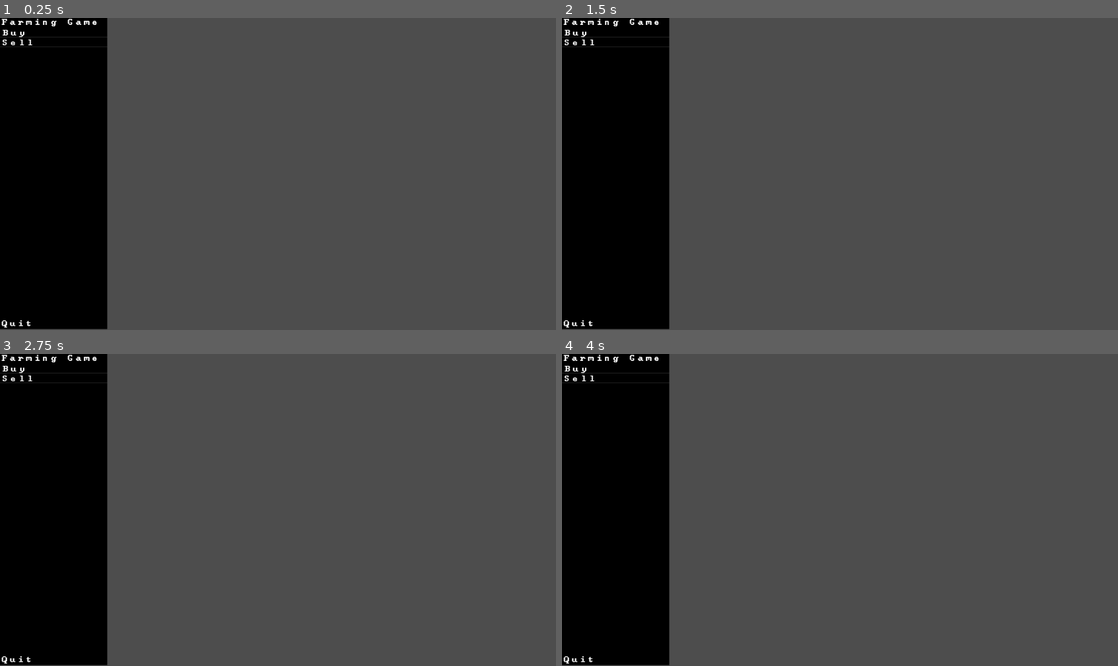
Above: before the commit, frames 1-4 (two rows, left to right).
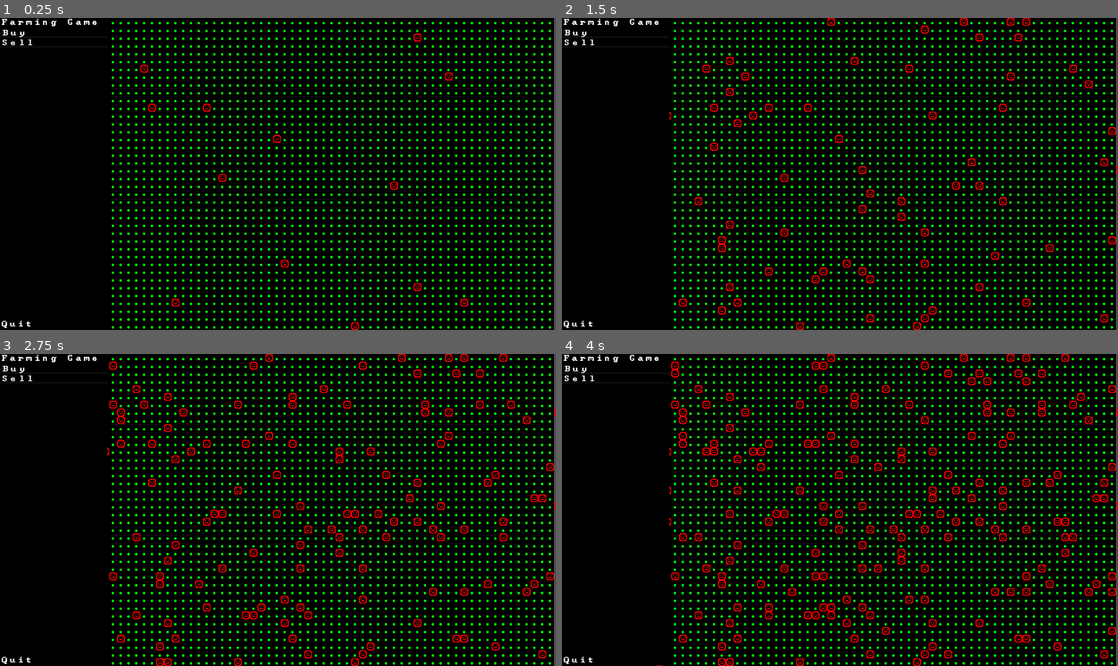
Above: after the commit, the same moments.

Repository: TylerDMielke/GDAsciiFarm
Game: Godot game, scene res://scenes/test_level.tscn
The game is run twice, just before and just after one commit, with the same random seed, the same clock (stepped at 60 frames per second) and the same inputs.
Inputs:
- Up to frame 1 (0.25 s): no input
- Up to frame 2 (1.5 s): no input
- Up to frame 3 (2.75 s): no input
- Up to frame 4 (4 s): no input

The runs differ from the first frame. In frame 1, 80% of the frame differs, in the area x 0-100%, y 0-100%; in frame 2, 81%; in frame 3, 81%; in frame 4, 81%.

Commit message:
finish map fore and back ground updating

Diff:
--- a/scenes/game_interface.tscn
+++ b/scenes/game_interface.tscn
@@ -14,3 +14,4 @@
 
 [node name="Sidebar" parent="." instance=ExtResource("2_s52mx")]
 layout_mode = 0
+offset_bottom = 639.0
--- a/scenes/game_map.tscn
+++ b/scenes/game_map.tscn
@@ -1,11 +1,13 @@
 [gd_scene load_steps=3 format=3 uid="uid://wllrb68jnwlu"]
 
 [ext_resource type="Script" path="res://scripts/game_map.gd" id="1_lv0ab"]
-[ext_resource type="PackedScene" path="res://scenes/tile_map_myne.tscn" id="2_e7h3h"]
+[ext_resource type="PackedScene" uid="uid://bv0ux3dbjh8v" path="res://scenes/tile_map_myne.tscn" id="2_e7h3h"]
 
 [node name="GameMap" type="Node2D"]
 script = ExtResource("1_lv0ab")
 
+[node name="Background" parent="." instance=ExtResource("2_e7h3h")]
+layer_0/name = "white"
+
 [node name="Foreground" parent="." instance=ExtResource("2_e7h3h")]
-
-[node name="Background" parent="." instance=ExtResource("2_e7h3h")]
+layer_0/name = "white"
--- a/scenes/sidebar_buy.tscn
+++ b/scenes/sidebar_buy.tscn
@@ -5,7 +5,7 @@
 [node name="SidebarBuy" type="MarginContainer"]
 z_index = 1
 offset_right = 220.0
-offset_bottom = 638.0
+offset_bottom = 639.0
 script = ExtResource("1_vw21r")
 
 [node name="PanelContainer" type="PanelContainer" parent="."]
--- a/scenes/sidebar_home.tscn
+++ b/scenes/sidebar_home.tscn
@@ -1,12 +1,12 @@
 [gd_scene load_steps=2 format=3 uid="uid://kmbh41uyb5xi"]
 
-[ext_resource type="Script" path="res://scripts/sidebar.gd" id="1_ot14y"]
+[ext_resource type="Script" path="res://scripts/sidebar_home.gd" id="1_q1agm"]
 
 [node name="SidebarHome" type="MarginContainer"]
 z_index = 1
 offset_right = 220.0
 offset_bottom = 638.0
-script = ExtResource("1_ot14y")
+script = ExtResource("1_q1agm")
 
 [node name="PanelContainer" type="PanelContainer" parent="."]
 layout_mode = 2
--- a/scripts/game_map.gd
+++ b/scripts/game_map.gd
@@ -2,20 +2,13 @@
 
 @export var map_orig: Vector2i = Vector2i(0,0)
 @export var map_size: Vector2i = Vector2i(DisplayServer.window_get_size() / Vector2i(16, 16))
-@onready var foreground = $Foreground
-@onready var background = $Background
+@onready var foreground: TileMap = $Foreground
+@onready var background: TileMap = $Background
 
 var TILES = {
 	"PERIOD": Vector2i(14, 2),
-	"SQUARE": Vector2i(11, 13)
-}
-
-enum TILE_COLOR {
-	WHITE,
-	GREEN,
-	RED,
-	BLUE,
-	BLACK
+	"SQUARE": Vector2i(11, 13),
+	"STRAIGHT_FACE": Vector2i(0, 4),
 }
 
 
@@ -27,38 +20,41 @@
 	pass
 
 
-func _create_color_layer(tilemap: String, color: Color) -> void:
-	# Creates a new layer on the selected tilemap with the color modulated.
-	# Args:
-	#	tilemap: The name of the tilemap that the new layer will be created on. Either "foreground" or "background"
-	# 	color: The color of the new layer
-	if tilemap.to_lower() == "foreground":
-		# Add layer to foreground
-		pass
-	elif tilemap.to_lower() == "background":
-		# Add layer to background
-		pass
+func _get_color_layer(tilemap: TileMap, color: Color) -> int:
+	for layer_idx in range(tilemap.get_layers_count()):
+		if tilemap.get_layer_modulate(layer_idx) == color:
+			return layer_idx
+	var new_layer_idx: int = tilemap.get_layers_count()
+	tilemap.add_layer(new_layer_idx)
+	tilemap.set_layer_modulate(new_layer_idx, color)
+	return new_layer_idx
 
 
-func update_foreground(coord: Vector2i, glyph: Vector2i, color: TILE_COLOR) -> void:
+func update_foreground(coord: Vector2i, glyph: Vector2i, color: Color) -> void:
 	# Update a tile on the foreground tilemap
 	# Args:
 	# 	coord: The coordinate on the foreground tilemap that will be updated.
 	#	glyph: The glyph that should be placed at the coordinate.
 	#	color: The color that the glyph should be.
-	foreground.set_cell(color, coord, 0, glyph)
+	var color_layer_idx: int = _get_color_layer(foreground, color)
+	for layer_idx in range(foreground.get_layers_count()):
+		foreground.erase_cell(layer_idx, coord)
+	foreground.set_cell(color_layer_idx, coord, 0, glyph)
 
 
-func update_background(coord: Vector2i, glyph: Vector2i, color: TILE_COLOR) -> void:
+func update_background(coord: Vector2i, glyph: Vector2i, color: Color) -> void:
 	# Update a tile on the background tilemap
 	# Args:
 	# 	coord: The coordinate on the background tilemap that will be updated.
 	#	glyph: The glyph that should be placed at the coordinate.
 	#	color: The color that the glyph should be.
-	background.set_cell(color, coord, 0, glyph)
+	var color_layer_idx: int = _get_color_layer(background, color)
+	for layer_idx in range(background.get_layers_count()):
+		background.erase_cell(layer_idx, coord)
+	background.set_cell(color_layer_idx, coord, 0, glyph)
 
 
-func fill_foreground(glyph: Vector2i, color: TILE_COLOR) -> void:
+func fill_foreground(glyph: Vector2i, color: Color) -> void:
 	# Fill the foreground tilemap with a single glyph
 	# Args:
 	#	glyph: The glyph that the foreground should be filled with.
@@ -69,7 +65,7 @@
 			update_foreground(update_cell, glyph, color)
 
 
-func fill_background(glyph: Vector2i, color: TILE_COLOR) -> void:
+func fill_background(glyph: Vector2i, color: Color) -> void:
 	# Fill the foreground tilemap with a single glyph
 	# Args:
 	#	glyph: The glyph that the foreground should be filled with.
--- a/scripts/test_level.gd
+++ b/scripts/test_level.gd
@@ -1,26 +1,33 @@
 extends Node2D
 
 @onready var game_map: Node2D = $GameMap
-@onready var game_ui: MarginContainer = $Sidebar
+@onready var game_ui: Control = $GameInterface
 @onready var debug_message_timer: Timer = Timer.new()
+@onready var test_colors: Array[Color] = [
+	Color.RED,
+	Color.BLUE,
+	Color.GOLD,
+	Color.PURPLE,
+]
 
 
 func _ready():
-	game_map.fill_foreground(game_map.TILES.PERIOD, game_map.TILE_COLOR.GREEN)
-	game_map.fill_background(game_map.TILES.SQUARE, game_map.TILE_COLOR.BLACK)
+	game_map.fill_foreground(game_map.TILES.PERIOD, Color.GREEN)
+	game_map.fill_background(game_map.TILES.SQUARE, Color.BLACK)
 	_initialize_debug_timer()
 
 
 func _process(_delta):
-	pass
+	var rand_point: Vector2i = Vector2i(randi_range(0, game_map.map_size.x), randi_range(0, game_map.map_size.y))
+	game_map.update_foreground(rand_point, game_map.TILES.STRAIGHT_FACE, Color.RED)
 
 
 func _on_debug_timer_timeout():
 	# Print debug messages
 	print(">>> DEBUG")
-	print("Test Level Children:")
-	for child in get_children():
-		print("{0}".format([child]))
+	var rand_point: Vector2i = Vector2i(randi_range(0, game_map.map_size.x), randi_range(0, game_map.map_size.y))
+	var rand_color: Color = test_colors[randi_range(0, test_colors.size())-1]
+	game_map.update_foreground(rand_point, game_map.TILES.STRAIGHT_FACE, rand_color)
 	print("<<< DEBUG")
 
 
Renamed: scripts/sidebar.gd -> scripts/sidebar_home.gd
